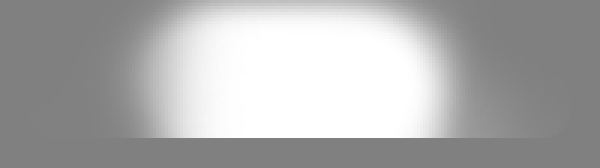
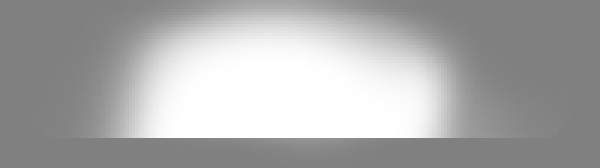
Layer changes from the first 600x168 image to the second:
painted on "Warstwa 2" over 63, 0, 519, 159
